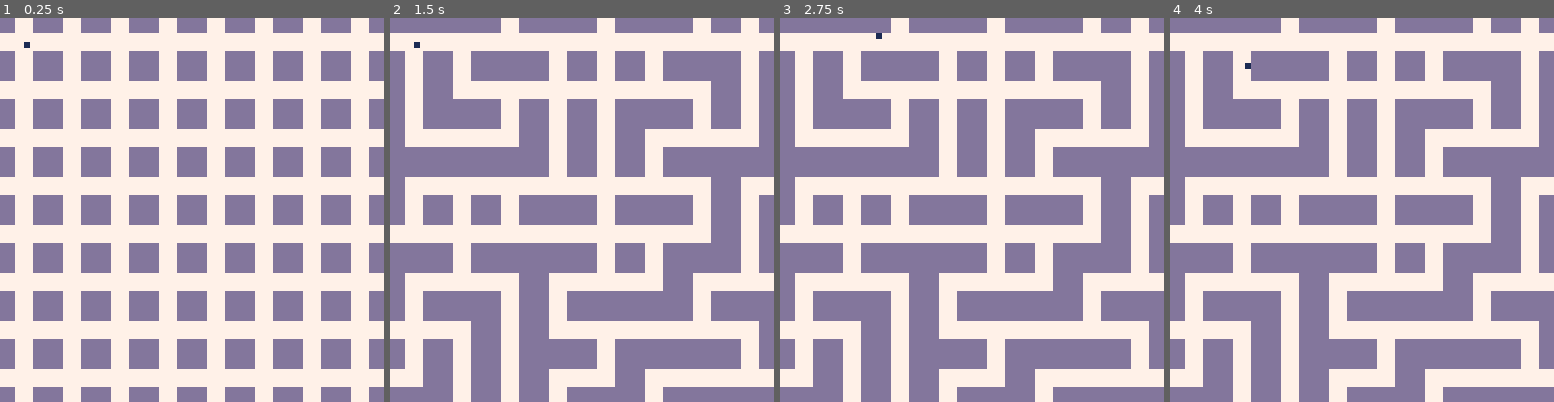
Above: before the commit, frames 1-4 (left to right).
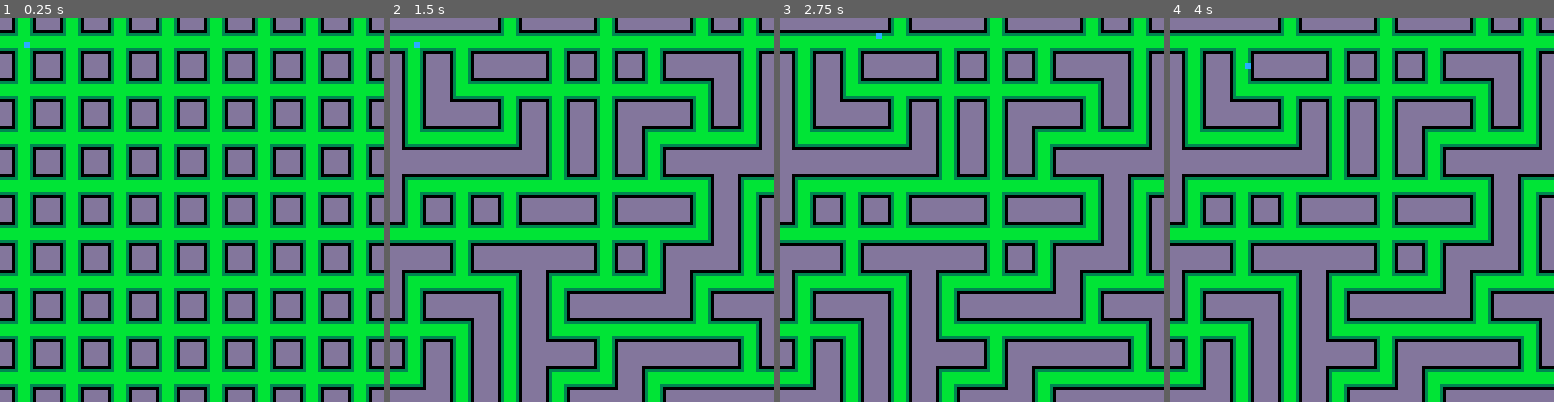
Above: after the commit, the same moments.

Repository: Yuni-sa/p8-wfc
Game: PICO-8 cartridge game.p8
Two runs of this game, one before a commit and one after it. Both use one fixed random seed, a clock stepped at 60 frames per second and the inputs below.
Inputs:
- Up to frame 1 (0.25 s): no input
- Up to frame 2 (1.5 s): tap X (X key) at 0.33, 1.07 s
- Up to frame 3 (2.75 s): hold Right 1.6-2.1 s; tap X (X key) at 1.85 s; hold Up 2.15-2.42 s; hold Right from 2.47 s (still down)
- Up to frame 4 (4 s): tap X (X key) at 2.97 s; release Right at 3.03 s; hold Left 3.08-3.58 s; hold Down 3.63-3.97 s

The runs differ from the first frame. In frame 1, 75% of the frame differs, in the area x 0-100%, y 0-100%; in frame 2, 57%; in frame 3, 57%; in frame 4, 57%.

Commit message:
improve tileset

Diff:
--- a/game.p8
+++ b/game.p8
@@ -14,7 +14,7 @@
 end
 
 function _draw()
- cls(3)
+ cls(0)
  draw_grid(grid)
  draw_player()
 
@@ -23,9 +23,10 @@
 -- player --
 function player_init()
  player={x=5,y=5}
-end
-
--- Player Movement --
+ wall=0
+end
+
+-- player movement --
 function move(o)
  local lx=o.x
  local ly=o.y
@@ -41,6 +42,7 @@
  end
 end
 
+-- player colision --
 function collide(o)
  local x1=o.x+3
  local y1=o.y+3
@@ -52,9 +54,7 @@
  local c=pget(x2,y1)
  local d=pget(x2,y2)
 
-
-
- if (a==13) or (b==13) or (c==13) or (d==13) then
+ if (a==wall) or (b==wall) or (c==wall) or (d==wall) then
   return true
  else
   return false
@@ -66,14 +66,14 @@
  move(player)
 end
 
--- Draw Player --
+-- draw player --
 function draw_player()
   spr(0,player.x,player.y)
 end
 -->8
 -- tiles --
 function tile_types_init()
-  -- Base tile types using first 4 sprites
+  -- base tile types using first 4 sprites
   local p = {name="p", sprite = 64, size = 2, flipx=false, flipy=false, up=1, down=1, left=1, right=1}  -- + shape (all connected)
   local t = {name="t", sprite = 66, size = 2, flipx=false, flipy=false, up=0, down=1, left=1, right=1}  -- T shape (3 connected)
   local l = {name="l", sprite = 96, size = 2, flipx=false, flipy=false, up=1, down=0, left=0, right=1}  -- L shape (2 connected)
@@ -81,7 +81,7 @@
   local m = {name="-", sprite = 68, size = 2, flipx=false, flipy=false, up=0, down=0, left=1, right=1}  -- - shape (2 connected)
   local blank = {name="blank", sprite = 100, size = 2, flipx=false, flipy=false, up=0, down=0, left=0, right=0} -- blank tile for testing
 
-  -- Rotated and flipped variations with adjusted wall connections
+  -- rotated and flipped variations with adjusted wall connections
   local t2 = {name="t2", sprite = 66, size = 2, flipx=true, flipy=true, up=1, down=0, left=1, right=1}   -- T shape rotated down
 
   local l2 = {name="l2", sprite = 96, size = 2, flipx=true, flipy=false, up=1, down=0, left=1, right=0}  -- L shape rotated right
@@ -134,7 +134,7 @@
   return grid
 end
 
--- Draw grid
+-- draw grid
 function draw_grid(g)
   for i = 0, #g-1 do
       for j = 0, #g[i]-1 do
@@ -153,7 +153,7 @@
   end
 end
 
--- Collapse a tile
+-- collapse a tile
 function collapse_tile(g, coords)
   if g[coords.x][coords.y].entropy == 0 then return end
   g[coords.x][coords.y].entropy = 0
@@ -161,7 +161,7 @@
   g[coords.x][coords.y].potential = {g[coords.x][coords.y].potential[potential_index]}
 end
 
--- Iterate grid
+-- iterate grid
 function iterate(g)
   local coords = get_min_entropy(g)
   if coords.x == -1 then return end
@@ -183,7 +183,7 @@
       local found = false
       local valid_connections = {}
 
-      -- First, find all valid connections between current tile and neighbor
+      -- first, find all valid connections between current tile and neighbor
       for i = 1, #cur_tile.potential do
         for j = 1, #other_tile.potential do
           if cur_tile.potential[i][n.my_dir] == other_tile.potential[j][n.their_dir] then
@@ -192,7 +192,7 @@
         end
       end
 
-      -- Then remove any potential tile types that aren't in valid_connections
+      -- then remove any potential tile types that aren't in valid_connections
       for i = #other_tile.potential, 1, -1 do
         local is_valid = false
         for j = 1, #valid_connections do
@@ -218,7 +218,7 @@
   end
 end
 
--- Get tile with lowest entropy
+-- get tile with lowest entropy
 function get_min_entropy(g)
   local min_entropy = default_potential
   local coords = {x=0, y=0}
Not shown, changed: 40 lines of the sprite sheet (__gfx__) section of game.p8
